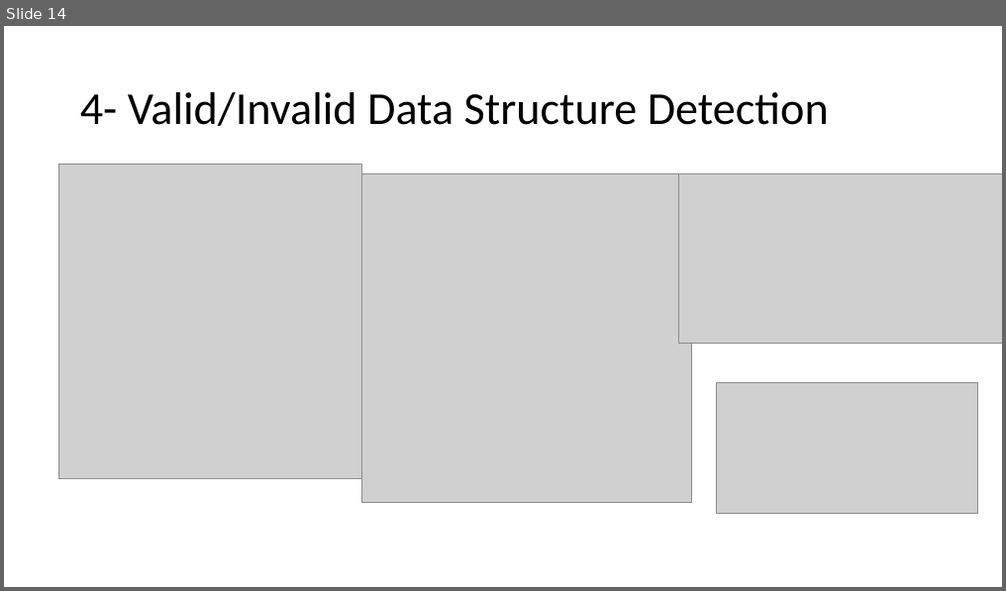
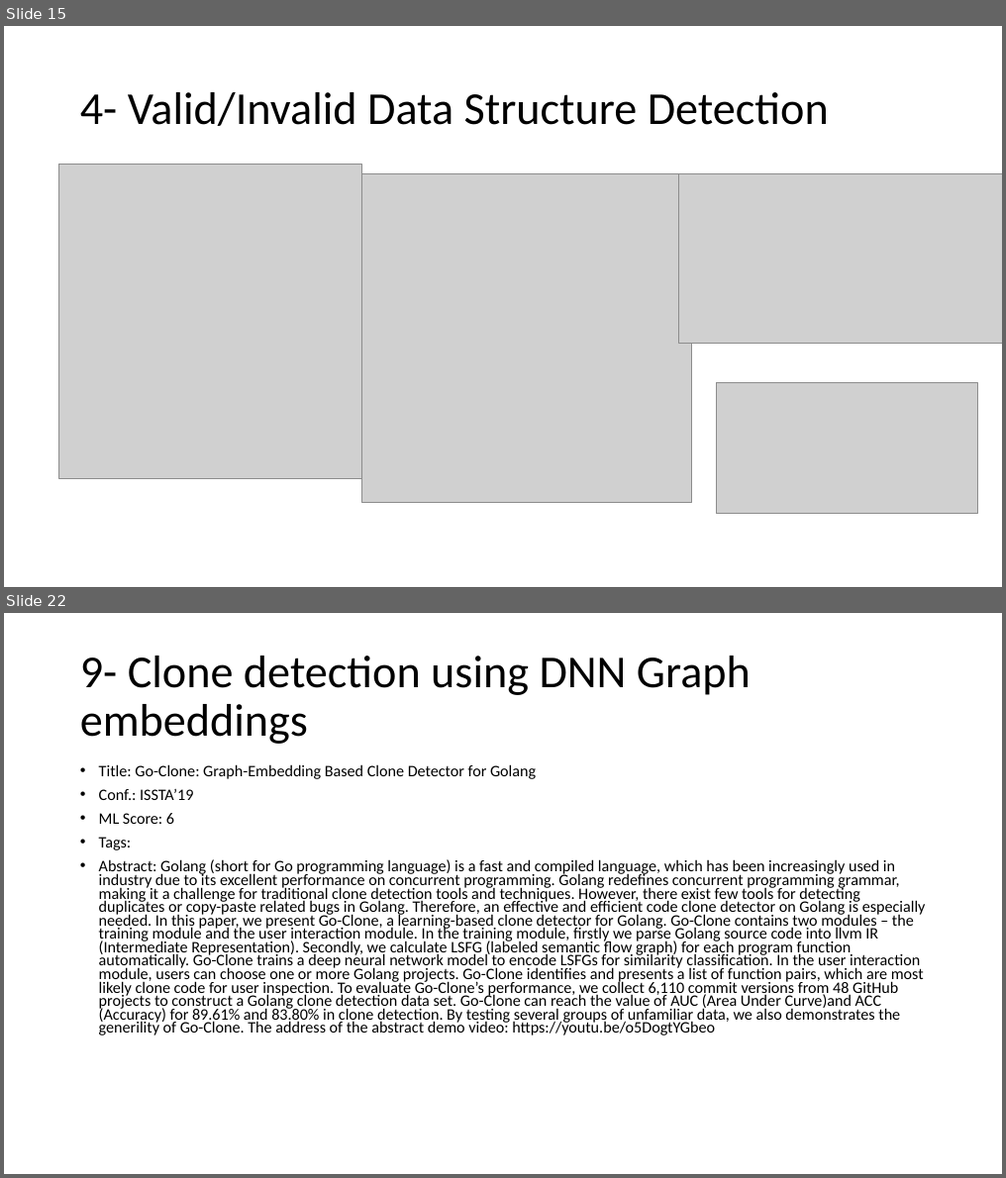
Before and after one commit to AhmadM-DL/SEML, a slide deck: SEML.pptx. Shown one above the other, each under a label of ours: slide 14 before the commit, slides 15 and 22 after it; the slides between them are not shown. The pictures are 1006x591 and 1006x1178 pixels, drawn with LibreOffice and Linux fonts; fonts in the diff are those of the drawing; grey boxes stand for pictures. Boxes give left, top, right and bottom in pixels: in the first picture for what was removed or moved away, otherwise in the second. Text is boxed around its words. In the diff, an @@ line names an element or a change of style, - is before the commit and + after.

```diff
--- a/SEML.pptx
+++ b/SEML.pptx
@@ slide 22 added at box(4, 613, 1002, 1174), background #FFFFFF @@
@@ title added at box(80, 656, 750, 744), 44 pt, text #000000 @@
+9- Clone detection using DNN Graph embeddings
@@ text added at box(99, 764, 926, 1036), 15.4 pt, text #000000 @@
+• Title: Go-Clone: Graph-Embedding Based Clone Detector for Golang
+• Conf.: ISSTA’19
+• ML Score: 6
+• Tags:
+• Abstract: Golang (short for Go programming language) is a fast and compiled language, which has been increasingly used in industry due to its excellent performance on concurrent programming. Golang redefines concurrent programming grammar, making it a challenge for traditional clone detection tools and techniques. However, there exist few tools for detecting duplicates or copy-paste related bugs in Golang. Therefore, an effective and efficient code clone detector on Golang is especially needed. In this paper, we present Go-Clone, a learning-based clone detector for Golang. Go-Clone contains two modules – the training module and the user interaction module. In the training module, firstly we parse Golang source code into llvm IR (Intermediate Representation). Secondly, we calculate LSFG (labeled semantic flow graph) for each program function automatically. Go-Clone trains a deep neural network model to encode LSFGs for similarity classification. In the user interaction module, users can choose one or more Golang projects. Go-Clone identifies and presents a list of function pairs, which are most likely clone code for user inspection. To evaluate Go-Clone’s performance, we collect 6,110 commit versions from 48 GitHub projects to construct a Golang clone detection data set. Go-Clone can reach the value of AUC (Area Under Curve)and ACC (Accuracy) for 89.61% and 83.80% in clone detection. By testing several groups of unfamiliar data, we also demonstrates the generility of Go-Clone. The address of the abstract demo video: https://youtu.be/o5DogtYGbeo
@@ what was slide 14 is now slide 15 @@
```
Also in this commit, not shown: 7 other slides added, 1 other file.
